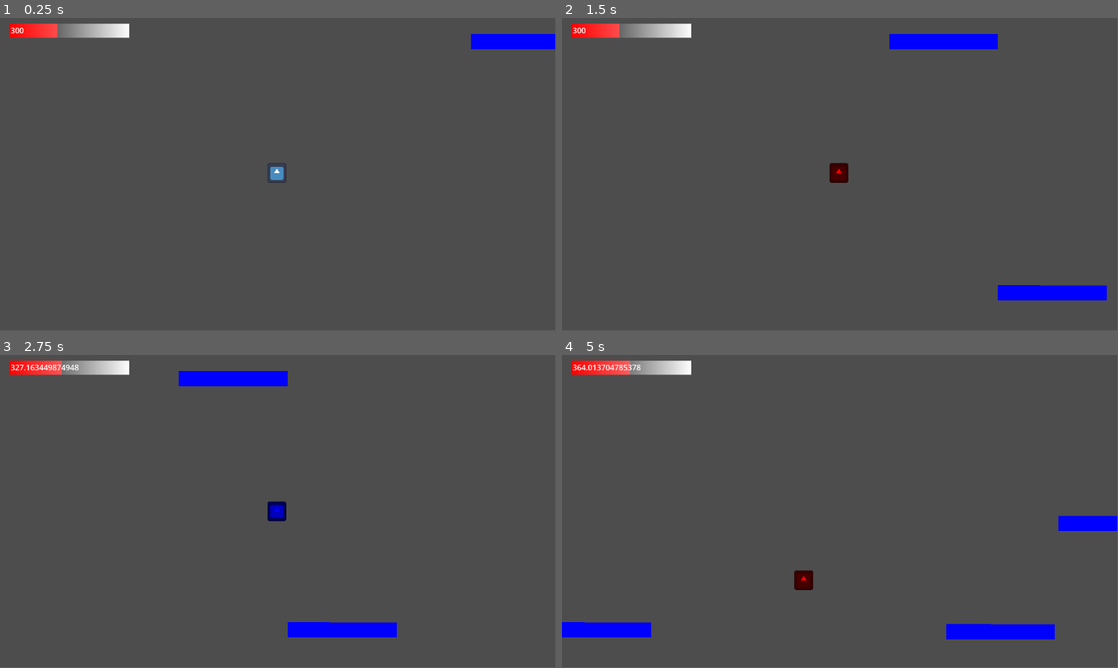
Above: before the commit, frames 1-4 (two rows, left to right).
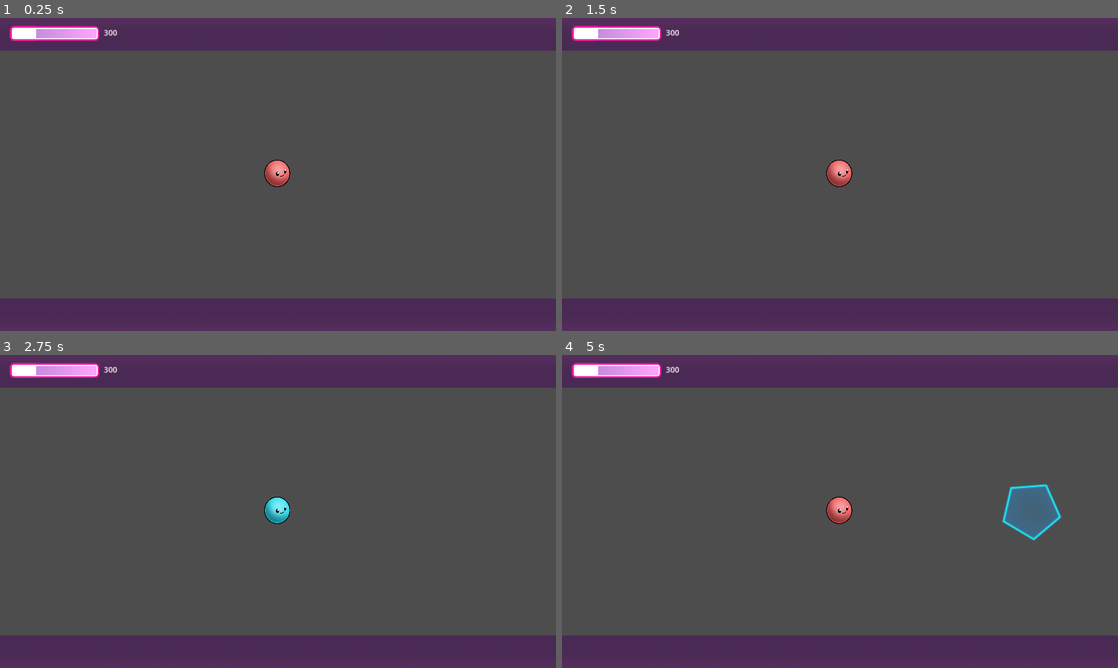
Above: after the commit, the same moments.

Repository: ChristianumSolacium/BigModeJam-POWER
Game: Godot game, scene res://scenes/main.tscn
Same seed, same stepped clock (60 frames per second), same inputs: the game is played once before the commit and once after it. The engine's default icon, where the game draws it, is replaced by a stand-in: a white triangle on a blue panel in a dark square.
Inputs:
- Up to frame 1 (0.25 s): no input
- Up to frame 2 (1.5 s): tap Space (jump) at 0.6, 0.77, 1.07, 1.35 s
- Up to frame 3 (2.75 s): tap Space (jump) at 1.52, 1.82, 2.1 s
- Up to frame 4 (5 s): tap Space (jump) at 2.85, 3.02, 3.32, 3.6, 3.77, 4.07, 4.35, 4.52, 4.82 s
In our replay, the window is 799x449 before the commit and 800x450 after it. These sizes can differ from the game's own. Grey fills any space a smaller window leaves; there, only what the larger window draws over its background counts as a difference.

The runs differ from the first frame. In frame 1, 21% of the frame differs, in the area x 0-100%, y 0-100%; in frame 2, 22%; in frame 3, 22%; in frame 4, 25%.

Commit message:
nuove texture, migliorie agli ostacoli
aggiunte nuove texture
aggiunto un annuncio visivo prima di certi ostacoli
aggiunto CompRotate, che fa ruotare un oggetto ad una velocità stabilita

Diff:
--- a/project.godot
+++ b/project.godot
@@ -14,6 +14,10 @@
 run/main_scene="res://scenes/main.tscn"
 config/features=PackedStringArray("4.3", "Forward Plus")
 config/icon="res://sprites/icon.svg"
+
+[display]
+
+window/stretch/mode="canvas_items"
 
 [editor_plugins]
 
@@ -38,6 +42,8 @@
 2d_physics/layer_1="Obstacles"
 2d_physics/layer_2="Death"
 2d_physics/layer_3="Walls"
+2d_physics/layer_4="Pickups"
+2d_physics/layer_5="Hint"
 
 [physics]
 
--- /dev/null
+++ b/scenes/base_comp_hint.tscn
@@ -0,0 +1,13 @@
+[gd_scene load_steps=3 format=3 uid="uid://c3vn22ymxn6l6"]
+
+[ext_resource type="Script" path="res://scripts/comp_hint.gd" id="1_s1l5q"]
+
+[sub_resource type="RectangleShape2D" id="RectangleShape2D_3bun0"]
+
+[node name="CompHint" type="Area2D"]
+collision_layer = 16
+collision_mask = 0
+script = ExtResource("1_s1l5q")
+
+[node name="CollisionShape2D" type="CollisionShape2D" parent="."]
+shape = SubResource("RectangleShape2D_3bun0")
--- a/scenes/gui.tscn
+++ b/scenes/gui.tscn
@@ -1,21 +1,8 @@
-[gd_scene load_steps=6 format=3 uid="uid://2gifhoikbqvm"]
+[gd_scene load_steps=4 format=3 uid="uid://2gifhoikbqvm"]
 
 [ext_resource type="Script" path="res://scripts/gui.gd" id="1_xwr7w"]
-
-[sub_resource type="Gradient" id="Gradient_3tkqj"]
-
-[sub_resource type="GradientTexture2D" id="GradientTexture2D_2et6d"]
-gradient = SubResource("Gradient_3tkqj")
-width = 249
-height = 29
-
-[sub_resource type="Gradient" id="Gradient_kg68x"]
-colors = PackedColorArray(1, 0, 0, 1, 1, 1, 1, 1)
-
-[sub_resource type="GradientTexture2D" id="GradientTexture2D_sht4g"]
-gradient = SubResource("Gradient_kg68x")
-width = 334
-height = 29
+[ext_resource type="Texture2D" uid="uid://b3rjic51bwfaj" path="res://sprites/barra_vuota.png" id="2_0cvr2"]
+[ext_resource type="Texture2D" uid="uid://ldstinpp8c6w" path="res://sprites/barra_piena.png" id="3_351kh"]
 
 [node name="GUI" type="CanvasLayer" node_paths=PackedStringArray("death_label", "charge_bar", "speed_label")]
 script = ExtResource("1_xwr7w")
@@ -51,15 +38,16 @@
 layout_mode = 0
 offset_left = 19.0
 offset_top = 12.0
-offset_right = 268.0
-offset_bottom = 41.0
+offset_right = 555.0
+offset_bottom = 114.0
+scale = Vector2(0.35, 0.35)
 max_value = 1000.0
 value = 74.0
-texture_under = SubResource("GradientTexture2D_2et6d")
-texture_progress = SubResource("GradientTexture2D_sht4g")
+texture_under = ExtResource("2_0cvr2")
+texture_progress = ExtResource("3_351kh")
 
 [node name="SpeedLabel" type="Label" parent="."]
-offset_left = 22.0
-offset_top = 14.0
-offset_right = 62.0
-offset_bottom = 37.0
+offset_left = 215.0
+offset_top = 19.0
+offset_right = 255.0
+offset_bottom = 42.0
--- a/scenes/main.tscn
+++ b/scenes/main.tscn
@@ -1,27 +1,40 @@
-[gd_scene load_steps=11 format=3 uid="uid://dtvl6ccqkkmhh"]
+[gd_scene load_steps=21 format=3 uid="uid://dtvl6ccqkkmhh"]
 
 [ext_resource type="PackedScene" uid="uid://b5d1qj4ck34vx" path="res://scenes/player.tscn" id="1_8s0vm"]
 [ext_resource type="Script" path="res://scripts/walls.gd" id="2_tsj3l"]
+[ext_resource type="Texture2D" uid="uid://dqhyl67e1lne5" path="res://sprites/scrolling_ground.png" id="3_4e7cb"]
 [ext_resource type="PackedScene" uid="uid://2gifhoikbqvm" path="res://scenes/gui.tscn" id="3_7kvwv"]
+[ext_resource type="Texture2D" uid="uid://rujy7rtxqcx" path="res://sprites/scrolling_top.png" id="4_6q1qc"]
 [ext_resource type="Script" path="res://scripts/comp_electric_field.gd" id="4_7n8uy"]
+[ext_resource type="Script" path="res://scripts/hint_area.gd" id="5_lqa5y"]
+[ext_resource type="PackedScene" uid="uid://c3vn22ymxn6l6" path="res://scenes/base_comp_hint.tscn" id="7_3c0y3"]
+[ext_resource type="Texture2D" uid="uid://dovui0kijg8bl" path="res://sprites/scrolling_top_negativo.png" id="7_q5mbb"]
+[ext_resource type="Texture2D" uid="uid://cwuwxpmbsnobn" path="res://sprites/icon.svg" id="8_1lfwl"]
+[ext_resource type="Texture2D" uid="uid://b8gsqn46pc8en" path="res://sprites/ostacolo_pentagono_negativo.png" id="10_fg6vy"]
+[ext_resource type="Script" path="res://scripts/rotating_sprite.gd" id="11_pwr3c"]
 
 [sub_resource type="RectangleShape2D" id="RectangleShape2D_lpsvg"]
-size = Vector2(1152, 20)
+size = Vector2(1457, 20)
 
 [sub_resource type="RectangleShape2D" id="RectangleShape2D_h87ec"]
 size = Vector2(59, 644)
 
+[sub_resource type="RectangleShape2D" id="RectangleShape2D_ycued"]
+size = Vector2(1505, 598)
+
 [sub_resource type="RectangleShape2D" id="RectangleShape2D_t64b4"]
 size = Vector2(282.523, 239.187)
 
+[sub_resource type="RectangleShape2D" id="RectangleShape2D_tjnit"]
+size = Vector2(280, 707.519)
+
+[sub_resource type="RectangleShape2D" id="RectangleShape2D_hotoy"]
+size = Vector2(283, 22)
+
 [sub_resource type="RectangleShape2D" id="RectangleShape2D_gyyty"]
 size = Vector2(282.523, 72.5933)
 
-[sub_resource type="RectangleShape2D" id="RectangleShape2D_tjnit"]
-size = Vector2(280, 707.519)
-
-[sub_resource type="RectangleShape2D" id="RectangleShape2D_hotoy"]
-size = Vector2(283, 22)
+[sub_resource type="CircleShape2D" id="CircleShape2D_iid6r"]
 
 [node name="Main" type="Node2D"]
 
@@ -41,11 +54,11 @@
 zoom = Vector2(0.795, 0.795)
 
 [node name="CollisionShape2D" type="CollisionShape2D" parent="CameraFrame"]
-position = Vector2(-1, -343)
+position = Vector2(-1, -331)
 shape = SubResource("RectangleShape2D_lpsvg")
 
 [node name="CollisionShape2D2" type="CollisionShape2D" parent="CameraFrame"]
-position = Vector2(-13, 333)
+position = Vector2(-0.5, 333)
 shape = SubResource("RectangleShape2D_lpsvg")
 
 [node name="Death" type="Area2D" parent="CameraFrame"]
@@ -54,27 +67,33 @@
 collision_mask = 0
 
 [node name="CollisionShape2D" type="CollisionShape2D" parent="CameraFrame/Death"]
-position = Vector2(0, 109)
+position = Vector2(-151, 110)
 shape = SubResource("RectangleShape2D_h87ec")
 debug_color = Color(0.523576, 0, 0.0876006, 0.42)
 
-[node name="GUI" parent="." instance=ExtResource("3_7kvwv")]
+[node name="ScrollingGround" type="Sprite2D" parent="CameraFrame"]
+position = Vector2(106, -46)
+texture = ExtResource("3_4e7cb")
+
+[node name="ScrollingTop" type="Sprite2D" parent="CameraFrame"]
+position = Vector2(74, 47)
+texture = ExtResource("4_6q1qc")
+
+[node name="HintArea" type="Area2D" parent="CameraFrame"]
+position = Vector2(1154, -277)
+collision_layer = 0
+collision_mask = 16
+script = ExtResource("5_lqa5y")
+
+[node name="CollisionShape2D" type="CollisionShape2D" parent="CameraFrame/HintArea"]
+position = Vector2(742.5, 289)
+shape = SubResource("RectangleShape2D_ycued")
+
+[node name="HintLine" type="Node2D" parent="CameraFrame/HintArea"]
+position = Vector2(-483, 26)
 
 [node name="Obstacles" type="Node2D" parent="."]
-
-[node name="Obstacle0" type="RigidBody2D" parent="Obstacles"]
-position = Vector2(1277, -145)
-
-[node name="CollisionShape2D" type="CollisionShape2D" parent="Obstacles/Obstacle0"]
-position = Vector2(-911, -103)
-shape = SubResource("RectangleShape2D_t64b4")
-
-[node name="Obstacle1" type="RigidBody2D" parent="Obstacles"]
-position = Vector2(1277, -145)
-
-[node name="CollisionShape2D" type="CollisionShape2D" parent="Obstacles/Obstacle1"]
-position = Vector2(273, -78)
-shape = SubResource("RectangleShape2D_t64b4")
+position = Vector2(2000, 0)
 
 [node name="Obstacle2" type="RigidBody2D" parent="Obstacles"]
 position = Vector2(4895, 168)
@@ -83,55 +102,6 @@
 position = Vector2(273, -78)
 shape = SubResource("RectangleShape2D_t64b4")
 
-[node name="RigidBody2D2" type="RigidBody2D" parent="Obstacles"]
-position = Vector2(1663, 176)
-
-[node name="CollisionShape2D" type="CollisionShape2D" parent="Obstacles/RigidBody2D2"]
-position = Vector2(47, 25)
-shape = SubResource("RectangleShape2D_gyyty")
-
-[node name="RigidBody2D3" type="RigidBody2D" parent="Obstacles"]
-position = Vector2(731, -332)
-
-[node name="CompElectricFied" type="Area2D" parent="Obstacles/RigidBody2D3"]
-position = Vector2(-13, 292)
-collision_layer = 0
-script = ExtResource("4_7n8uy")
-force = 100.0
-
-[node name="CollisionShape2D" type="CollisionShape2D" parent="Obstacles/RigidBody2D3/CompElectricFied"]
-shape = SubResource("RectangleShape2D_tjnit")
-debug_color = Color(1, 1, 0, 0.2)
-
-[node name="ColorRect" type="ColorRect" parent="Obstacles/RigidBody2D3"]
-offset_left = -152.0
-offset_top = -34.0
-offset_right = 132.0
-offset_bottom = 6.0
-color = Color(0, 0, 1, 1)
-
-[node name="RigidBody2D4" type="RigidBody2D" parent="Obstacles"]
-position = Vector2(1031, 340)
-rotation = -3.14051
-
-[node name="CompElectricFied" type="Area2D" parent="Obstacles/RigidBody2D4"]
-position = Vector2(-13, 292)
-collision_layer = 0
-script = ExtResource("4_7n8uy")
-force = 100.0
-
-[node name="CollisionShape2D" type="CollisionShape2D" parent="Obstacles/RigidBody2D4/CompElectricFied"]
-position = Vector2(44.4084, 85.9663)
-shape = SubResource("RectangleShape2D_tjnit")
-debug_color = Color(1, 1, 0, 0.2)
-
-[node name="ColorRect3" type="ColorRect" parent="Obstacles/RigidBody2D4"]
-offset_left = -115.989
-offset_top = 10.1256
-offset_right = 168.011
-offset_bottom = 50.1256
-color = Color(0, 0, 1, 1)
-
 [node name="RigidBody2D7" type="RigidBody2D" parent="Obstacles"]
 position = Vector2(2803, 416)
 rotation = -3.14051
@@ -143,16 +113,9 @@
 force = 100.0
 
 [node name="CollisionShape2D" type="CollisionShape2D" parent="Obstacles/RigidBody2D7/CompElectricFied"]
-position = Vector2(44.4084, 85.9663)
-shape = SubResource("RectangleShape2D_tjnit")
-debug_color = Color(1, 1, 0, 0.2)
-
-[node name="ColorRect3" type="ColorRect" parent="Obstacles/RigidBody2D7"]
-offset_left = -115.989
-offset_top = 10.1256
-offset_right = 168.011
-offset_bottom = 50.1256
-color = Color(0, 0, 1, 1)
+position = Vector2(44.4089, 85.9663)
+shape = SubResource("RectangleShape2D_tjnit")
+debug_color = Color(1, 1, 0, 0.2)
 
 [node name="RigidBody2D8" type="RigidBody2D" parent="Obstacles"]
 position = Vector2(3587, 404)
@@ -169,13 +132,6 @@
 shape = SubResource("RectangleShape2D_tjnit")
 debug_color = Color(1, 1, 0, 0.2)
 
-[node name="ColorRect3" type="ColorRect" parent="Obstacles/RigidBody2D8"]
-offset_left = -115.989
-offset_top = 10.1256
-offset_right = 168.011
-offset_bottom = 50.1256
-color = Color(0, 0, 1, 1)
-
 [node name="RigidBody2D9" type="RigidBody2D" parent="Obstacles"]
 position = Vector2(4051, -384)
 rotation = -6.25128
@@ -191,13 +147,6 @@
 shape = SubResource("RectangleShape2D_tjnit")
 debug_color = Color(1, 1, 0, 0.2)
 
-[node name="ColorRect3" type="ColorRect" parent="Obstacles/RigidBody2D9"]
-offset_left = -115.989
-offset_top = 10.1256
-offset_right = 168.011
-offset_bottom = 50.1256
-color = Color(0, 0, 1, 1)
-
 [node name="RigidBody2D10" type="RigidBody2D" parent="Obstacles"]
 position = Vector2(4679, -424)
 rotation = -6.25128
@@ -213,13 +162,6 @@
 shape = SubResource("RectangleShape2D_tjnit")
 debug_color = Color(1, 1, 0, 0.2)
 
-[node name="ColorRect3" type="ColorRect" parent="Obstacles/RigidBody2D10"]
-offset_left = -115.989
-offset_top = 10.1256
-offset_right = 168.011
-offset_bottom = 50.1256
-color = Color(0, 0, 1, 1)
-
 [node name="RigidBody2D5" type="RigidBody2D" parent="Obstacles"]
 position = Vector2(2347, 24)
 collision_mask = 0
@@ -233,17 +175,13 @@
 shape = SubResource("RectangleShape2D_tjnit")
 debug_color = Color(1, 1, 0, 0.2)
 
-[node name="ColorRect2" type="ColorRect" parent="Obstacles/RigidBody2D5"]
-offset_left = -137.0
-offset_top = -12.0
-offset_right = 147.0
-offset_bottom = 28.0
-color = Color(0, 0, 1, 1)
-
 [node name="CollisionShape2D" type="CollisionShape2D" parent="Obstacles/RigidBody2D5"]
 position = Vector2(4.5, 8)
 shape = SubResource("RectangleShape2D_hotoy")
 
+[node name="CompHint" parent="Obstacles/RigidBody2D5" instance=ExtResource("7_3c0y3")]
+texture = ExtResource("8_1lfwl")
+
 [node name="RigidBody2D6" type="RigidBody2D" parent="Obstacles"]
 position = Vector2(2062, 317)
 rotation = -3.14051
@@ -258,12 +196,129 @@
 shape = SubResource("RectangleShape2D_tjnit")
 debug_color = Color(1, 1, 0, 0.2)
 
-[node name="ColorRect3" type="ColorRect" parent="Obstacles/RigidBody2D6"]
-offset_left = -138.019
-offset_top = -17.8506
-offset_right = 145.981
-offset_bottom = 22.1494
-color = Color(0, 0, 1, 1)
+[node name="ScrollingTopNegativo8" type="Sprite2D" parent="Obstacles"]
+position = Vector2(2353, 40)
+rotation = 3.14159
+scale = Vector2(0.147623, -0.410008)
+texture = ExtResource("7_q5mbb")
+
+[node name="ScrollingTopNegativo9" type="Sprite2D" parent="Obstacles"]
+position = Vector2(2351, 29)
+rotation = 0.00616875
+scale = Vector2(0.147623, -0.410008)
+texture = ExtResource("7_q5mbb")
+
+[node name="ScrollingTopNegativo6" type="Sprite2D" parent="Obstacles"]
+position = Vector2(4073, -407)
+rotation = 3.14159
+scale = Vector2(0.147623, -1.05001)
+texture = ExtResource("7_q5mbb")
+
+[node name="ScrollingTopNegativo7" type="Sprite2D" parent="Obstacles"]
+position = Vector2(4706, -407)
+rotation = 3.14159
+scale = Vector2(0.147623, -1.05001)
+texture = ExtResource("7_q5mbb")
+
+[node name="ScrollingTopNegativo3" type="Sprite2D" parent="Obstacles"]
+position = Vector2(2059, 407)
+rotation = 0.00183407
+scale = Vector2(0.148055, -1.00909)
+texture = ExtResource("7_q5mbb")
+
+[node name="ScrollingTopNegativo4" type="Sprite2D" parent="Obstacles"]
+position = Vector2(2773, 408)
+rotation = 0.00183407
+scale = Vector2(0.148055, -1.00909)
+texture = ExtResource("7_q5mbb")
+
+[node name="ScrollingTopNegativo5" type="Sprite2D" parent="Obstacles"]
+position = Vector2(3557.9, 408)
+rotation = 0.00183407
+scale = Vector2(0.148055, -1.00909)
+texture = ExtResource("7_q5mbb")
+
+[node name="FirstSection" type="Node2D" parent="Obstacles"]
+
+[node name="Obstacle0" type="RigidBody2D" parent="Obstacles/FirstSection"]
+position = Vector2(1277, -145)
+
+[node name="CollisionShape2D" type="CollisionShape2D" parent="Obstacles/FirstSection/Obstacle0"]
+position = Vector2(-911, -103)
+shape = SubResource("RectangleShape2D_t64b4")
+
+[node name="Obstacle1" type="RigidBody2D" parent="Obstacles/FirstSection"]
+position = Vector2(1277, -145)
+
+[node name="CollisionShape2D" type="CollisionShape2D" parent="Obstacles/FirstSection/Obstacle1"]
+position = Vector2(273, -78)
+shape = SubResource("RectangleShape2D_t64b4")
+
+[node name="RigidBody2D2" type="RigidBody2D" parent="Obstacles/FirstSection"]
+position = Vector2(1663, 176)
+
+[node name="CollisionShape2D" type="CollisionShape2D" parent="Obstacles/FirstSection/RigidBody2D2"]
+position = Vector2(47, 25)
+shape = SubResource("RectangleShape2D_gyyty")
+
+[node name="RigidBody2D3" type="RigidBody2D" parent="Obstacles/FirstSection"]
+position = Vector2(731, -332)
+
+[node name="CompElectricFied" type="Area2D" parent="Obstacles/FirstSection/RigidBody2D3"]
+position = Vector2(-13, 292)
+collision_layer = 0
+script = ExtResource("4_7n8uy")
+force = 100.0
+
+[node name="CollisionShape2D" type="CollisionShape2D" parent="Obstacles/FirstSection/RigidBody2D3/CompElectricFied"]
+shape = SubResource("RectangleShape2D_tjnit")
+debug_color = Color(1, 1, 0, 0.2)
+
+[node name="RigidBody2D4" type="RigidBody2D" parent="Obstacles/FirstSection"]
+position = Vector2(1031, 340)
+rotation = -3.14051
+
+[node name="CompElectricFied" type="Area2D" parent="Obstacles/FirstSection/RigidBody2D4"]
+position = Vector2(-13, 292)
+collision_layer = 0
+script = ExtResource("4_7n8uy")
+force = 100.0
+
+[node name="CollisionShape2D" type="CollisionShape2D" parent="Obstacles/FirstSection/RigidBody2D4/CompElectricFied"]
+position = Vector2(44.4084, 85.9663)
+shape = SubResource("RectangleShape2D_tjnit")
+debug_color = Color(1, 1, 0, 0.2)
+
+[node name="ScrollingTopNegativo" type="Sprite2D" parent="Obstacles/FirstSection"]
+position = Vector2(718, -407)
+rotation = 3.14159
+scale = Vector2(0.147623, -1.05001)
+texture = ExtResource("7_q5mbb")
+
+[node name="ScrollingTopNegativo2" type="Sprite2D" parent="Obstacles/FirstSection"]
+position = Vector2(1005, 405)
+rotation = 0.00183407
+scale = Vector2(0.148055, -1.00909)
+texture = ExtResource("7_q5mbb")
+
+[node name="RotatingPentagon" type="RigidBody2D" parent="Obstacles/FirstSection"]
+
+[node name="CollisionShape2D" type="CollisionShape2D" parent="Obstacles/FirstSection/RotatingPentagon"]
+scale = Vector2(6.93885, 6.77935)
+shape = SubResource("CircleShape2D_iid6r")
+
+[node name="OstacoloPentagonoNegativo" type="Sprite2D" parent="Obstacles/FirstSection/RotatingPentagon"]
+position = Vector2(0, -4)
+scale = Vector2(0.5, 0.514389)
+texture = ExtResource("10_fg6vy")
+offset = Vector2(0, 7.77622)
+
+[node name="CompRotate" type="Node" parent="Obstacles/FirstSection/RotatingPentagon/OstacoloPentagonoNegativo"]
+script = ExtResource("11_pwr3c")
+
+[node name="GUI" parent="." instance=ExtResource("3_7kvwv")]
 
 [connection signal="death" from="Player" to="GUI" method="_on_player_death"]
 [connection signal="speed_changed" from="Player" to="GUI" method="_on_player_speed_changed"]
+[connection signal="area_entered" from="CameraFrame/HintArea" to="CameraFrame/HintArea" method="_on_area_entered"]
+[connection signal="area_exited" from="CameraFrame/HintArea" to="CameraFrame/HintArea" method="_on_area_exited"]
--- a/scenes/player.tscn
+++ b/scenes/player.tscn
@@ -1,27 +1,27 @@
-[gd_scene load_steps=5 format=3 uid="uid://b5d1qj4ck34vx"]
+[gd_scene load_steps=6 format=3 uid="uid://b5d1qj4ck34vx"]
 
 [ext_resource type="Script" path="res://scripts/character.gd" id="1_xb4qr"]
-[ext_resource type="Texture2D" uid="uid://cwuwxpmbsnobn" path="res://sprites/icon.svg" id="2_b4s5s"]
-
-[sub_resource type="RectangleShape2D" id="RectangleShape2D_hd670"]
-size = Vector2(48, 51)
+[ext_resource type="Texture2D" uid="uid://b5h5ydimx7cuk" path="res://sprites/soggetto_giocante_positivo.png" id="2_86eqf"]
+[ext_resource type="Texture2D" uid="uid://blwodniaxcb5t" path="res://sprites/soggetto_giocante_negativo.png" id="3_8rgnv"]
 
 [sub_resource type="CircleShape2D" id="CircleShape2D_yfmtu"]
+radius = 11.7368
+
+[sub_resource type="CircleShape2D" id="CircleShape2D_rjdrd"]
+radius = 34.0
 
 [node name="Player" type="RigidBody2D"]
 collision_mask = 5
 script = ExtResource("1_xb4qr")
 charge = 702.91
 speed = 300.0
+positive_texture = ExtResource("2_86eqf")
+negative_texture = ExtResource("3_8rgnv")
 
-[node name="CollisionShape2D" type="CollisionShape2D" parent="."]
-position = Vector2(0, -3.5)
-shape = SubResource("RectangleShape2D_hd670")
-
-[node name="Icon" type="Sprite2D" parent="."]
+[node name="Sprite" type="Sprite2D" parent="."]
 position = Vector2(0, -3)
 scale = Vector2(0.384535, 0.403909)
-texture = ExtResource("2_b4s5s")
+texture = ExtResource("2_86eqf")
 
 [node name="DeathDetection" type="Area2D" parent="."]
 position = Vector2(6, 0)
@@ -29,11 +29,14 @@
 collision_mask = 2
 
 [node name="CollisionShape2D" type="CollisionShape2D" parent="DeathDetection"]
+position = Vector2(-6, -3)
 scale = Vector2(2.98333, 2.93407)
 shape = SubResource("CircleShape2D_yfmtu")
 debug_color = Color(0.98583, 0, 0.329826, 0.42)
 
-[node name="Timer" type="Timer" parent="."]
+[node name="CollisionShape2D" type="CollisionShape2D" parent="."]
+position = Vector2(0, -3)
+shape = SubResource("CircleShape2D_rjdrd")
 
 [connection signal="body_entered" from="." to="." method="_on_body_entered"]
 [connection signal="area_entered" from="DeathDetection" to="." method="_on_death_detection_area_entered"]
--- a/scripts/character.gd
+++ b/scripts/character.gd
@@ -10,6 +10,12 @@
 @export var speed_change := 10.0
 ## regola come cambia la carica del giocatore stando in un campo elettrico
 @export var charge_change := 1.0
+
+@export_category("Resources ")
+@export var positive_texture : Texture
+@export var negative_texture : Texture
+@onready var sprite: Sprite2D = $Sprite
+
 
 var active := true
 
@@ -26,7 +32,11 @@
 	if active:
 		if Input.is_action_just_pressed(&"jump"):
 			charge *= - 1
-			modulate = Color((charge > 0),0,(charge < 0))
+
+			if charge > 0:
+				sprite.texture = positive_texture
+			else:
+				sprite.texture = negative_texture
 
 		move_and_collide(Vector2.RIGHT * abs(speed) * delta)
 
--- /dev/null
+++ b/scripts/comp_destroy_on_impact.gd
@@ -0,0 +1,16 @@
+class_name CompDestroyOnImpact extends Node
+## TODO attualmente non funziona
+var parent : Node2D
+func _ready() -> void:
+	parent = get_parent()
+	assert(parent is RigidBody2D)
+
+	parent.contact_monitor = true
+	parent.max_contacts_reported = 2
+
+	await parent.tree_entered
+	parent.body_entered.connect(a)
+
+func a(a):
+	print("!")
+	parent.queue_free()
--- /dev/null
+++ b/scripts/comp_hint.gd
@@ -0,0 +1,4 @@
+@tool
+class_name CompHint extends Area2D
+
+@export var texture: Texture
--- /dev/null
+++ b/scripts/hint_area.gd
@@ -0,0 +1,28 @@
+extends Area2D
+
+
+@onready var hint_line: Node2D = $HintLine
+@onready var player: Player = $"../../Player"
+
+var dict : Dictionary
+
+func _on_area_entered(area: Area2D) -> void:
+	assert (area is CompHint,"il layer di collisione 5 va usato solo per oggetti CompHint")
+	var sprite := Sprite2D.new()
+	add_child(sprite)
+	sprite.texture = area.texture
+	sprite.global_position.x = hint_line.global_position.x
+	sprite.global_position.y = area.global_position.y
+
+	print(player.global_position,"!",sprite.global_position)
+
+	dict[area] = sprite
+
+
+
+
+
+func _on_area_exited(area: Area2D) -> void:
+	if area in dict:
+		remove_child(dict[area])
+		dict.erase(area)
--- /dev/null
+++ b/scripts/rotating_sprite.gd
@@ -0,0 +1,9 @@
+class_name CompRotate extends Node
+
+
+@export var rotation_speed : float = 1.0
+
+@onready var parent : Node2D = get_parent()
+# Called every frame. 'delta' is the elapsed time since the previous frame.
+func _process(delta: float) -> void:
+	parent.rotate(delta * rotation_speed)
Not shown, added: scenes/barra_piena.png.import
Not shown, added: scenes/barra_vuota.png.import
Not shown, added: scenes/ostacolo_pentagono_negativo.png.import
Not shown, added: scenes/ostacolo_pentagono_positivo.png.import
Not shown, added: scenes/scrolling_ground.png.import
Not shown, added: scenes/scrolling_ground_negativo.png.import
Not shown, added: scenes/scrolling_ground_positivo.png.import
Not shown, added: scenes/scrolling_top.png.import
Not shown, added: scenes/scrolling_top_negativo.png.import
Not shown, added: scenes/scrolling_top_positivo.png.import
Not shown, added: scenes/sfondo_0.png.import
Not shown, added: scenes/sfondo_1.png.import
(and 37 more such lines)
